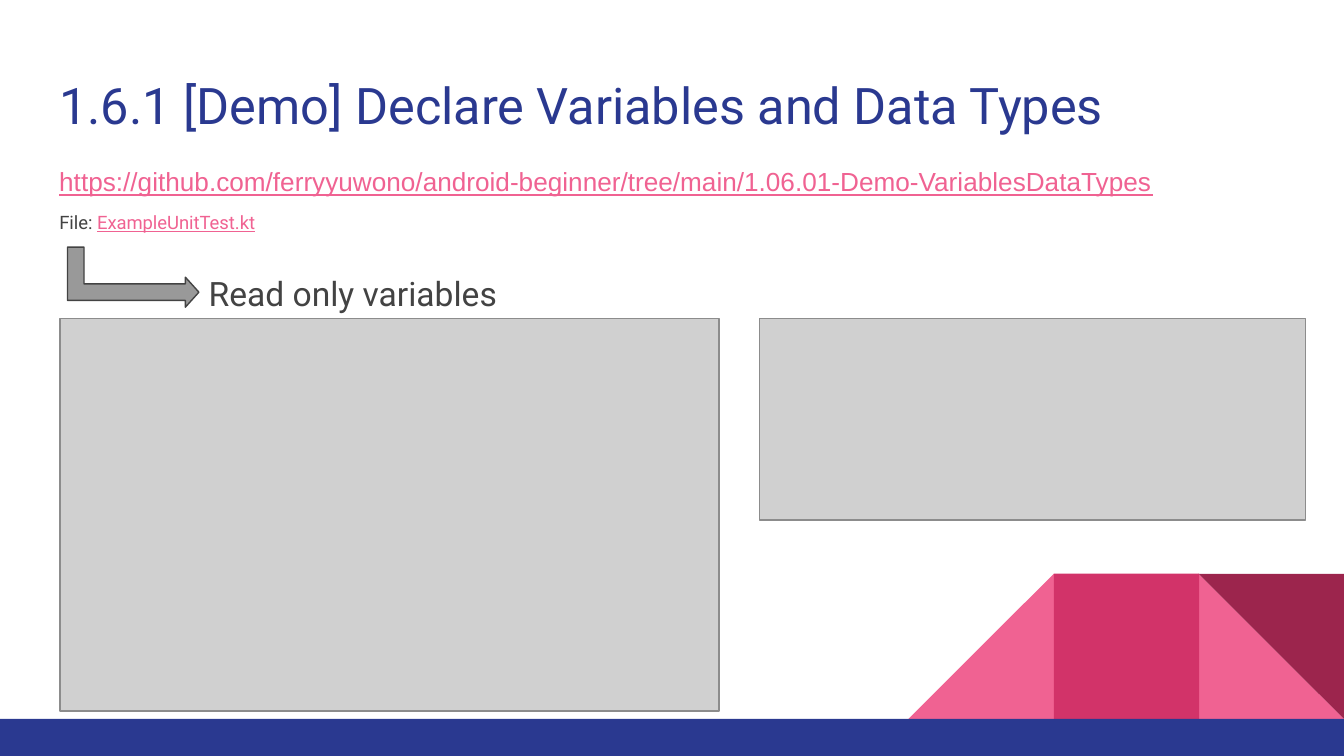
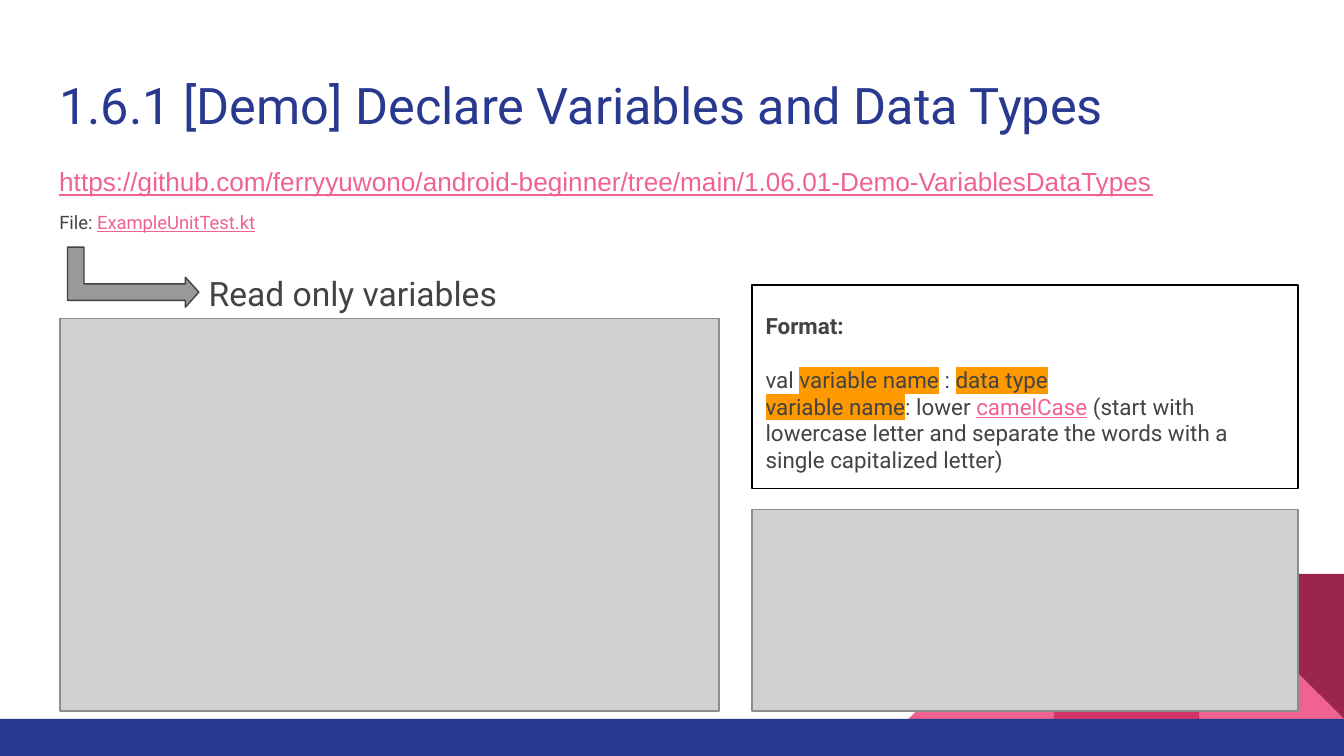
Before and after one commit to ferryyuwono/android-beginner, a slide deck: slide 18 of Beginner Level for Android Development using Kotlin - Module 1.pptx. Drawn at 1344x756 pixels with LibreOffice and Linux fonts; fonts in the diff are those of the drawing; grey boxes stand for pictures. Boxes give left, top, right and bottom in pixels: in the first picture for what was removed or moved away, otherwise in the second. Text is boxed around its words. In the diff, an @@ line names an element or a change of style, - is before the commit and + after.

```diff
--- a/Beginner Level for Android Development using Kotlin - Module 1.pptx
+++ b/Beginner Level for Android Development using Kotlin - Module 1.pptx
@@ rectangle added at (753, 285, 1298, 489), outline #000000 0.75 pt, 12 pt, text #434343 @@
+Format:
+val variable name : data type
+variable name: lower camelCase (start with lowercase letter and separate the words with a single capitalized letter)
@@ picture: place and size @@
-picture at (759, 319, 1305, 520)
+picture at (753, 509, 1298, 711)
```
Also in this commit, not shown: 10 other slides changed, 7 slides added, 7 slides removed.
